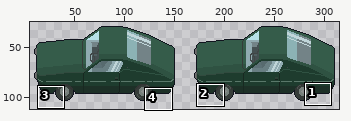
One commit to this sprite sheet: Operation_Escape/Assets/Sprite/Asset/Asset_Car.png. Above, an overview of the earlier version with the close-up marked.
Close-up. Before:
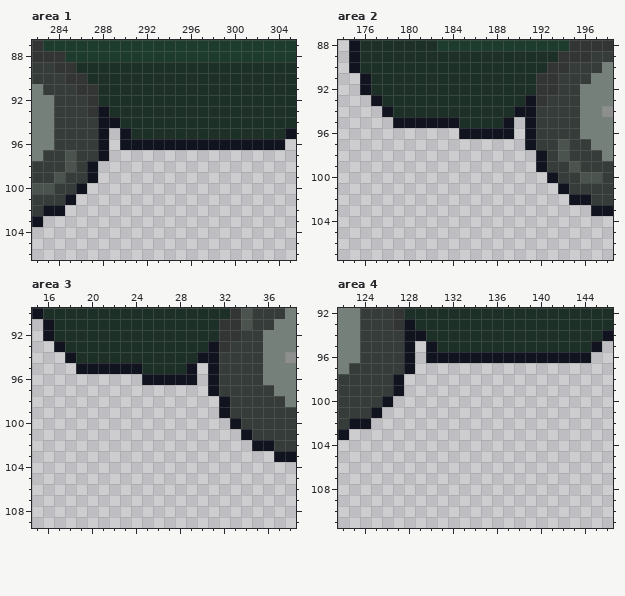
The file is 320x128 pixels. Colours within 5 levels of each other are drawn and written as one. Shown: area 1: x 282..305, y 87..106; area 2: x 174..198, y 88..107; area 3: x 15..38, y 90..109; area 4: x 122..146, y 92..111. The wide view leaves out empty margins. The commit also changed other parts of the picture, which this record leaves out.
After the commit:
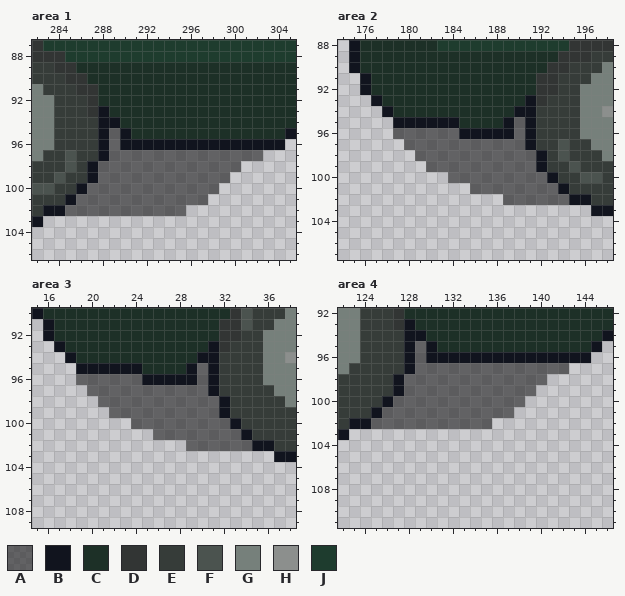
Palette (. is transparent): A #14141493  B #11141e  C #1d3027  D #323534  E #363c39  F #4b534f  G #76807b  H #8c8f8d  J #1e3c2e
Change:
Changed rows in their new state; - is an unchanged pixel.
Area 1:
first column x 285:
 95 ----A-------------
 96 ----A-------------
 97 ----AAAAAAAAAAAAAA
 98 ---AAAAAAAAAAAAA--
 99 ---AAAAAAAAAAAA---
100 --AAAAAAAAAAAA----
101 -AAAAAAAAAAAA-----
102 AAAAAAAAAAA-------
Area 2:
first column x 179:
 95 -----------A----
 96 AAAAAA-----A----
 97 -AAAAAAAAAAA----
 98 --AAAAAAAAAAA---
 99 ---AAAAAAAAAA---
100 -----AAAAAAAAA--
101 -------AAAAAAAA-
102 ----------AAAAAA
Area 3:
first column x 19:
 95 -----------A----
 96 AAAAAA-----A----
 97 -AAAAAAAAAAA----
 98 --AAAAAAAAAAA---
 99 ---AAAAAAAAAA---
100 -----AAAAAAAAA--
101 -------AAAAAAAA-
102 ----------AAAAAA
Area 4:
first column x 125:
 95 ----A-------------
 96 ----A-------------
 97 ----AAAAAAAAAAAAAA
 98 ---AAAAAAAAAAAAA--
 99 ---AAAAAAAAAAAA---
100 --AAAAAAAAAAAA----
101 -AAAAAAAAAAAA-----
102 AAAAAAAAAAA-------
Pixel boxes of the changes (left, top, right, bottom) in both close-ups:
added: (65, 128, 263, 216)
added: (393, 117, 569, 205)
added: (76, 363, 252, 451)
added: (371, 341, 569, 429)
